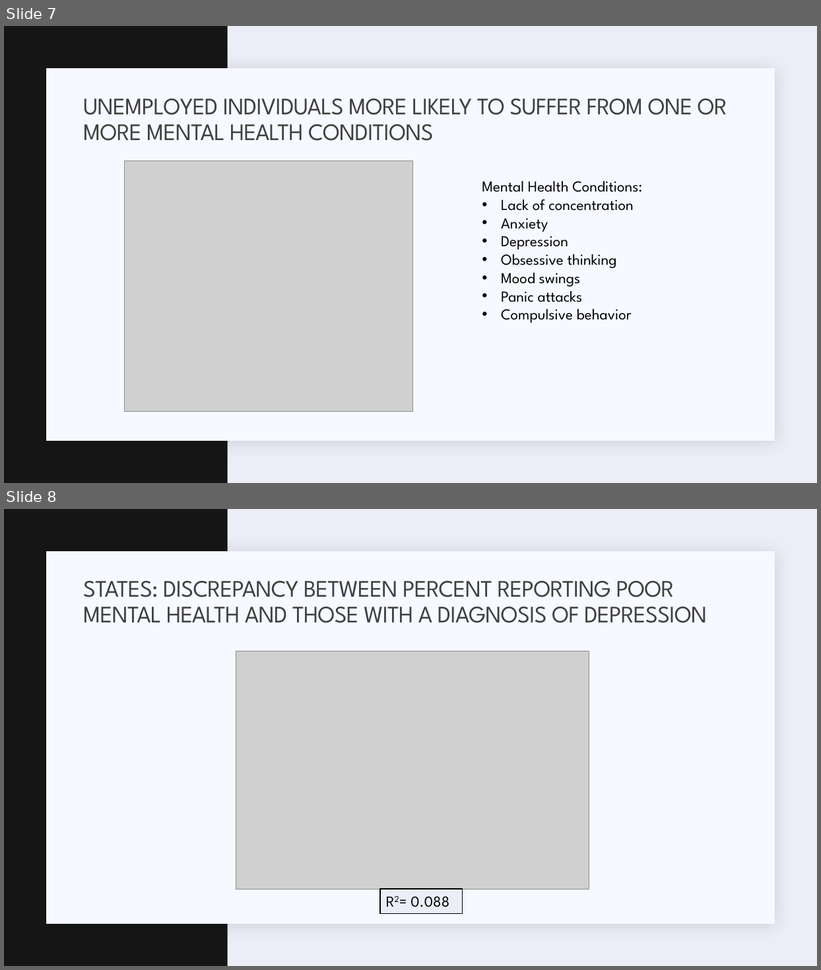
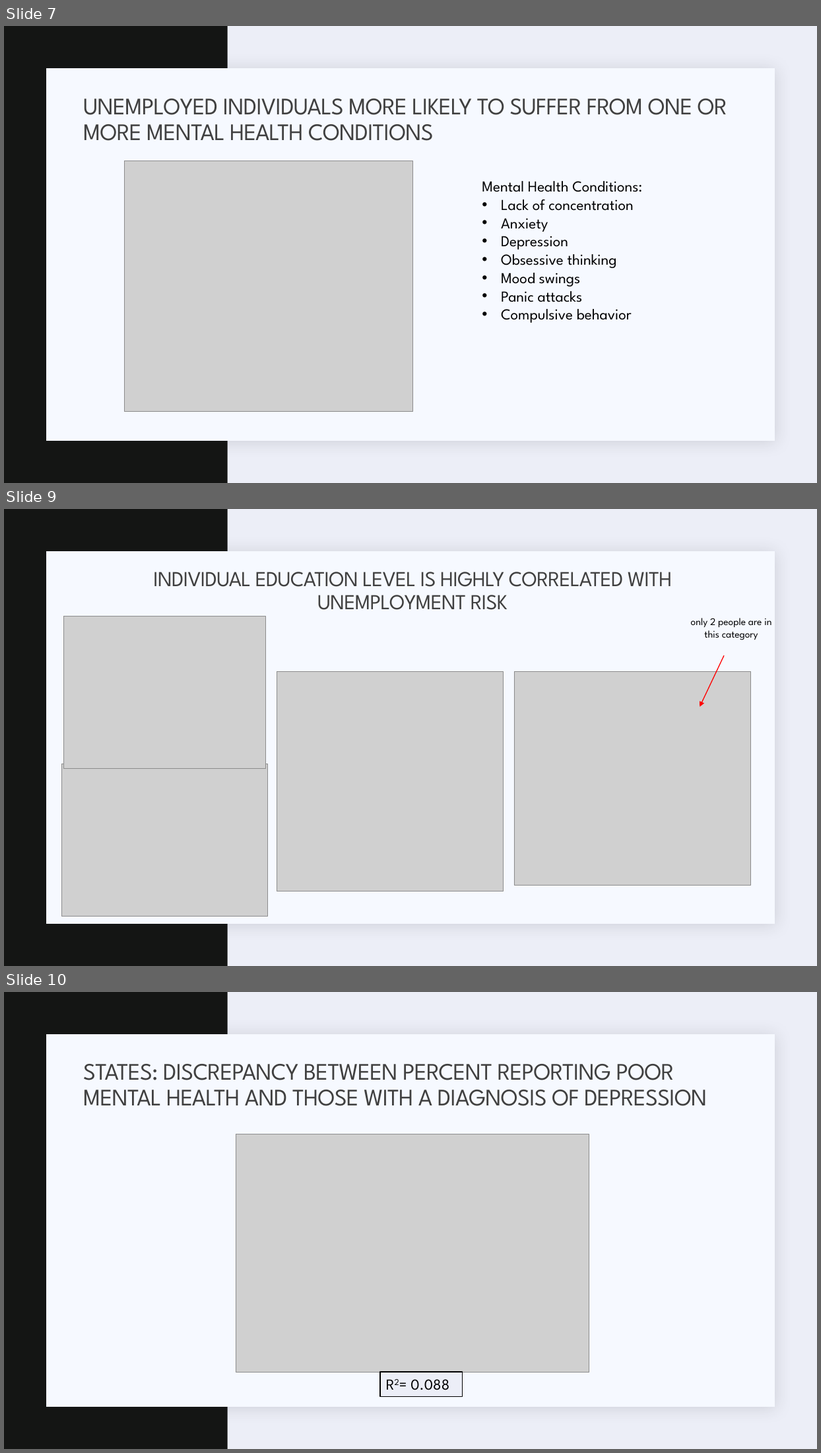
Before and after one commit to hehill/Project1_Team3, a slide deck: Presentation/Presentation_draft.pptx. Shown one above the other, each under a label of ours: slides 7 and 8 before the commit, slides 7, 9 and 10 after it; the slides between them are not shown. The pictures are 821x970 and 821x1453 pixels, drawn with LibreOffice and Linux fonts; fonts in the diff are those of the drawing; grey boxes stand for pictures. Boxes give left, top, right and bottom in pixels: in the first picture for what was removed or moved away, otherwise in the second. Text is boxed around its words. In the diff, an @@ line names an element or a change of style, - is before the commit and + after.

Commit message:
updated presentation and saved some figures

```diff
--- a/Presentation/Presentation_draft.pptx
+++ b/Presentation/Presentation_draft.pptx
@@ slide 9 added at (x1=4, y1=509, x2=817, y2=966), background #ECEEF7; not listed: 2 template elements that a slide beside it also shows @@
@@ title added at (x1=153, y1=572, x2=672, y2=610), 25.2 pt, text #404040 @@
+INDIVIDUAL EDUCATION LEVEL IS HIGHLY CORRELATED WITH UNEMPLOYMENT RISK
@@ picture added at (x1=64, y1=617, x2=265, y2=769) @@
@@ text added at (x1=691, y1=618, x2=772, y2=640), 12 pt, text #000000 @@
+only 2 people are in this category
@@ arrow added from (725, 656) to (700, 706), #FF0000 1 pt @@
@@ picture added at (x1=277, y1=672, x2=504, y2=891) @@
@@ picture added at (x1=515, y1=672, x2=751, y2=885) @@
@@ picture added at (x1=62, y1=764, x2=268, y2=916) @@
@@ what was slide 8 is now slide 10 @@
```
Also in this commit, not shown: 3 slides changed, 4 other slides added, 1 slide removed, 21 other files.
